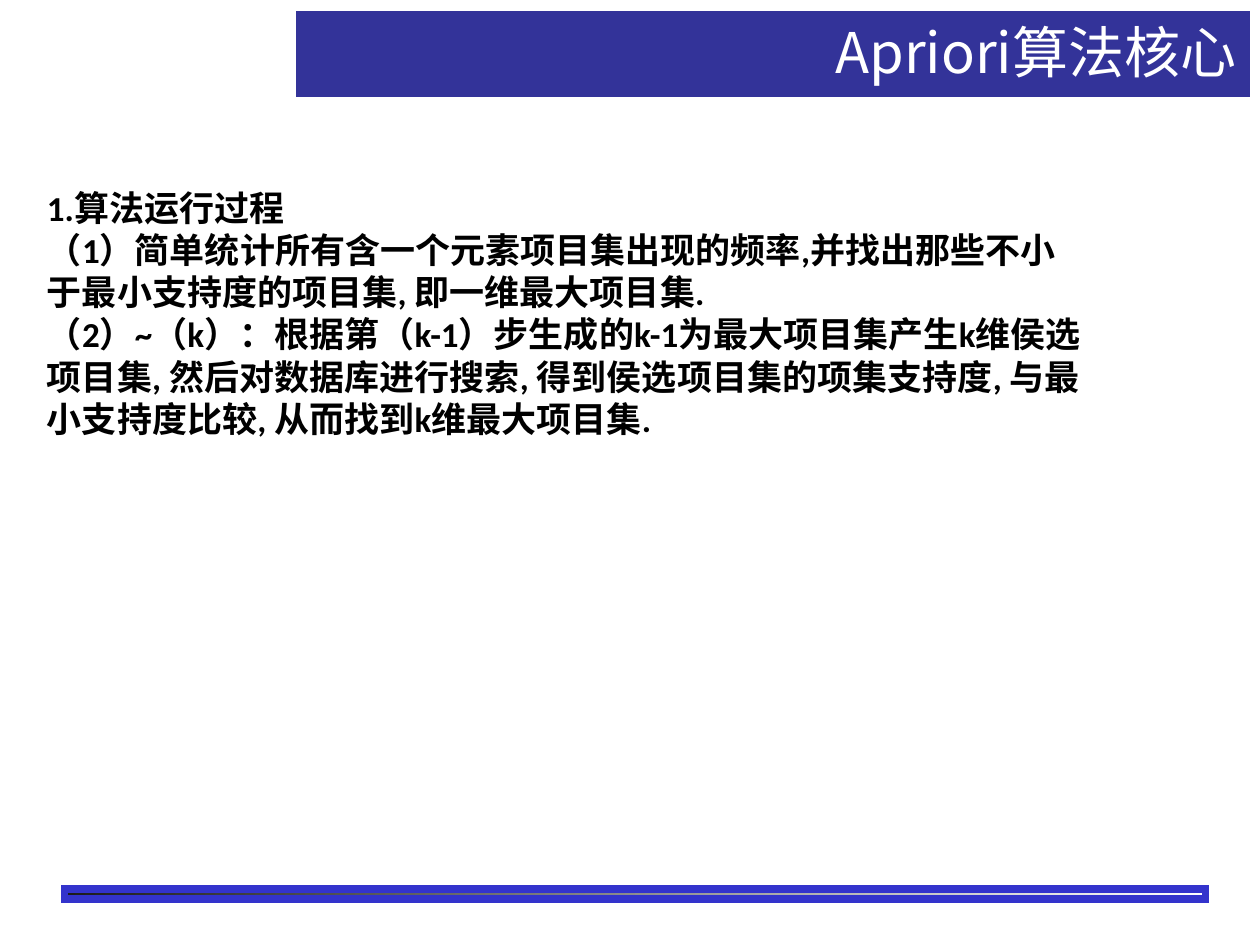
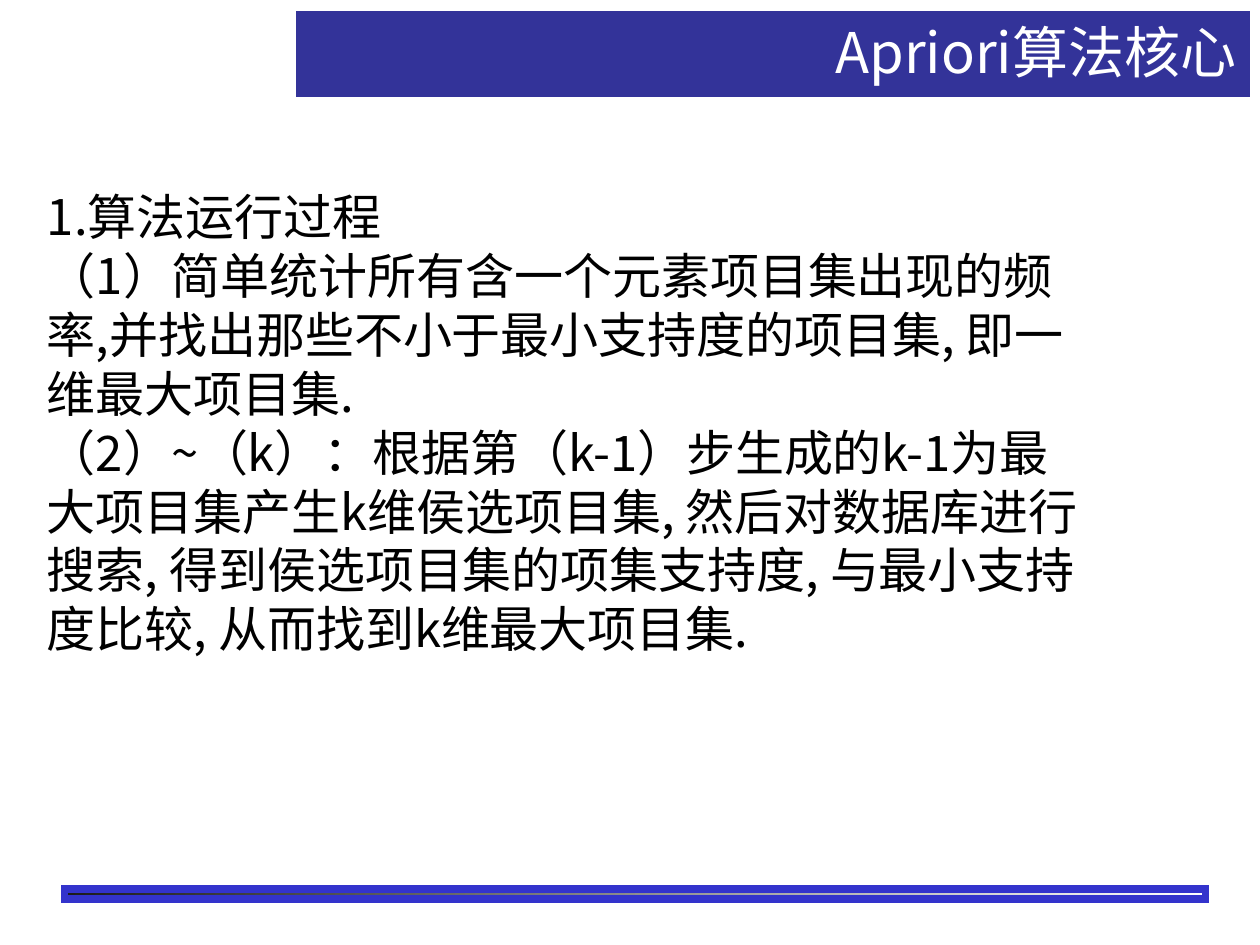
Before and after one commit to shfkuang/shfkuang.github.io, a slide deck: slide 3 of dm/ch3.2.ppt. Drawn at 1260x945 pixels with LibreOffice and Linux fonts; fonts in the diff are those of the drawing; background and template pictures are left out. Boxes give left, top, right and bottom in pixels: in the first picture for what was removed or moved away, otherwise in the second. Text is boxed around its words. In the diff, an @@ line names an element or a change of style, - is before the commit and + after.

```diff
--- a/dm/ch3.2.ppt
+++ b/dm/ch3.2.ppt
@@ text "1.算法运行过程" at bbox=[47, 193, 1077, 656]: size 20 to 28 pt, font Calibri to Noto Sans CJK JP, bold off @@
```
Also in this commit, not shown: 3 other slides changed.
